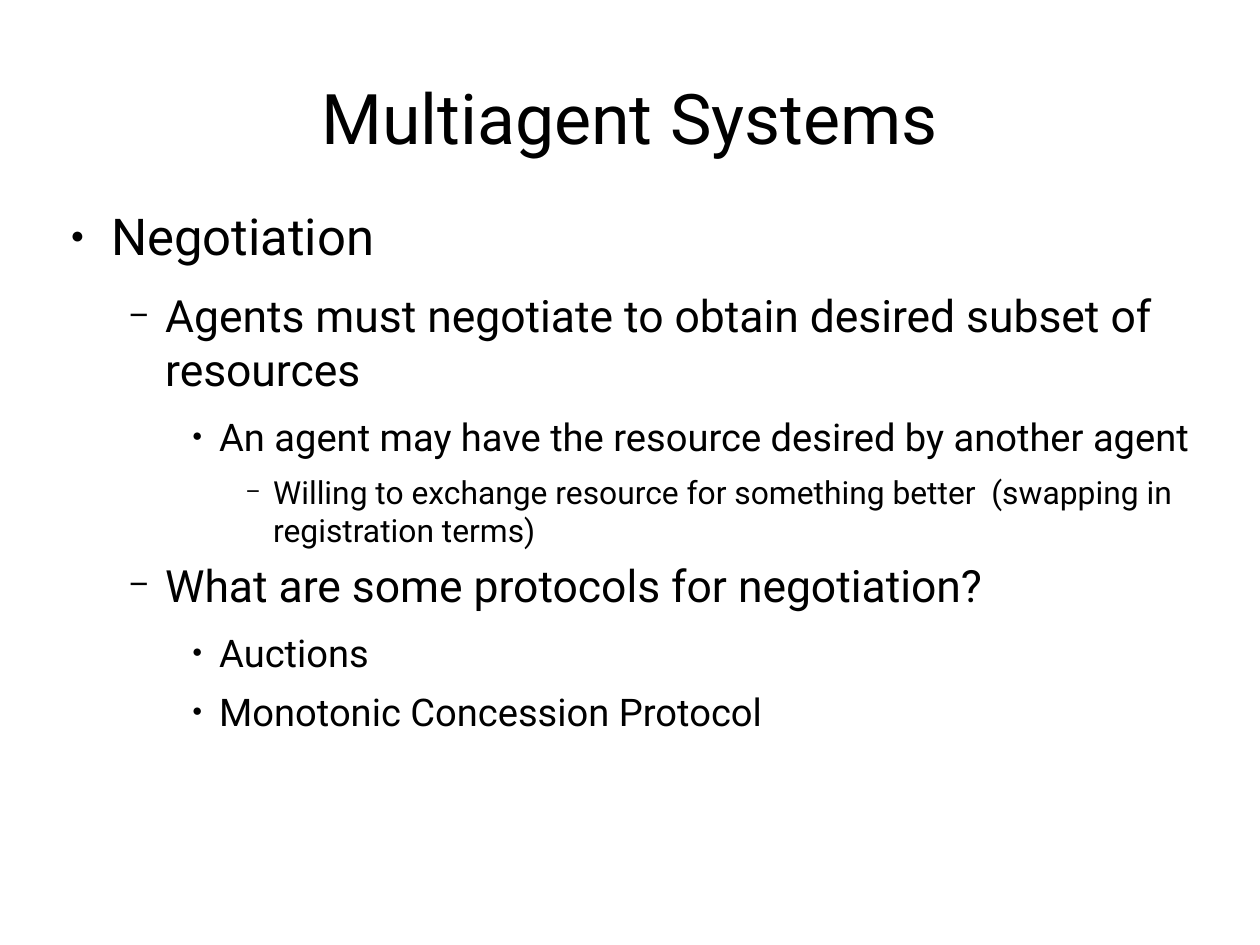
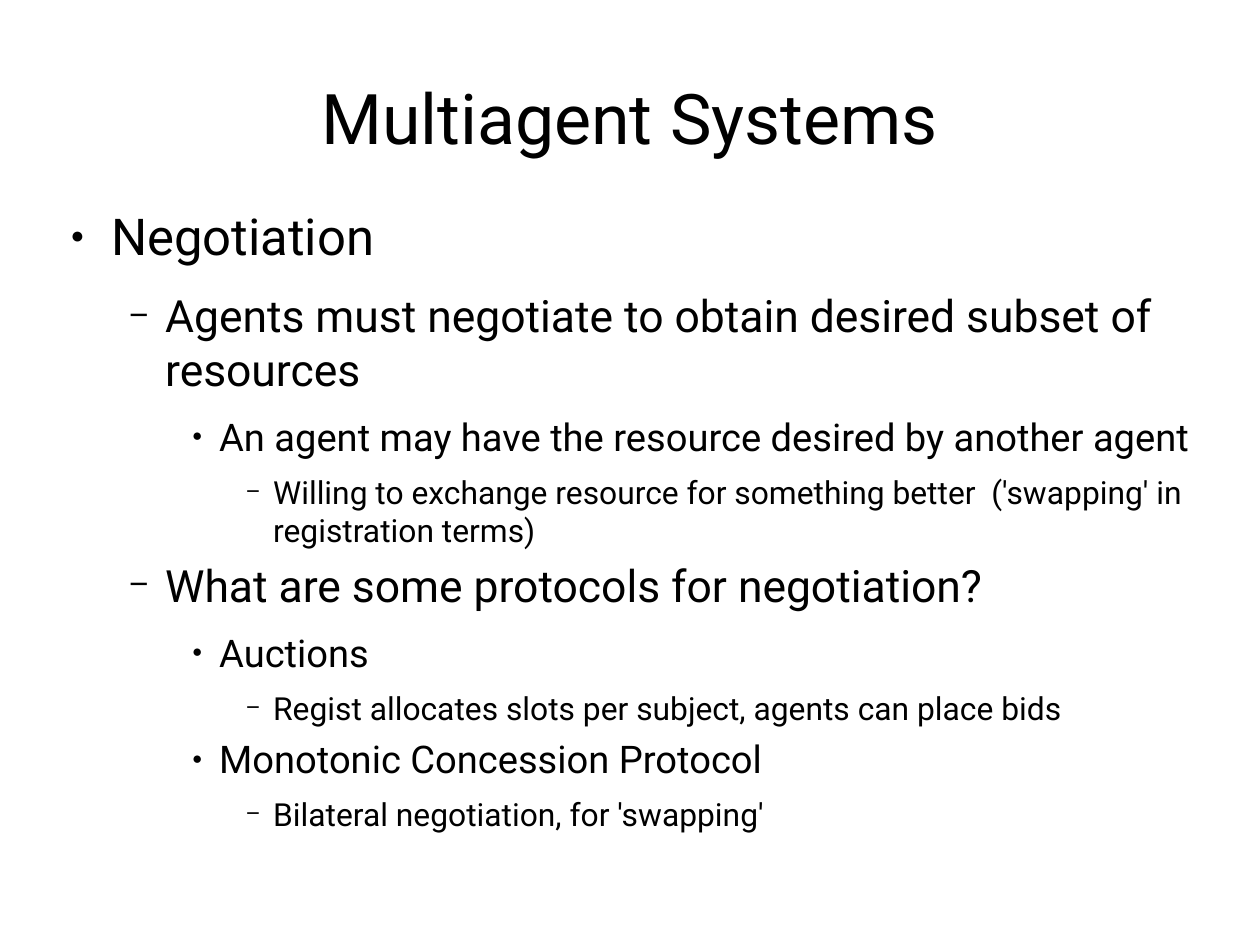
Before and after one commit to jachermocilla/jach-homepage, a slide deck: slide 31 of seminar-2008.odp. Drawn at 1260x945 pixels with LibreOffice and Linux fonts; fonts in the diff are those of the drawing. Boxes give left, top, right and bottom in pixels: in the first picture for what was removed or moved away, otherwise in the second. Text is boxed around its words. In the diff, an @@ line names an element or a change of style, - is before the commit and + after.

```diff
--- a/seminar-2008.odp
+++ b/seminar-2008.odp
@@ text at (273, 478, 1181, 549): text changed @@
-      − Willing to exchange resource for something better (swapping in registration terms)
+      − Willing to exchange resource for something better ('swapping' in registration terms)
@@ text at (273, 696, 1061, 727): paragraph added @@
+      − Regist allocates slots per subject, agents can place bids
@@ text at (273, 802, 763, 833): paragraph added @@
+      − Bilateral negotiation, for 'swapping'
```
Also in this commit, not shown: 8 other slides changed, 1 slide added.
